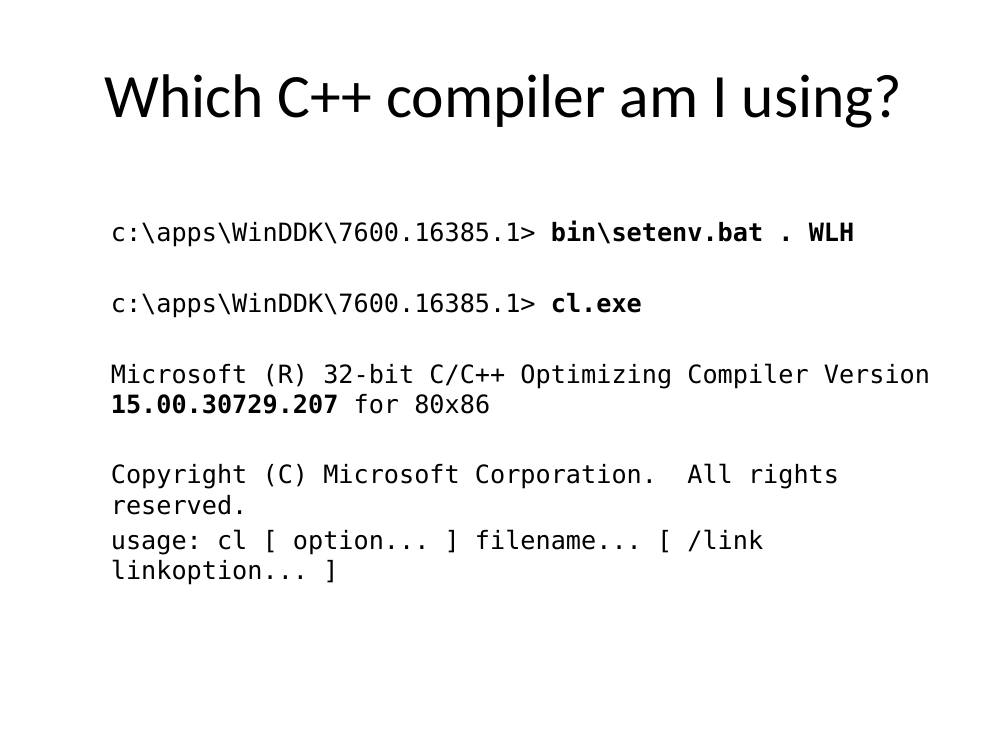
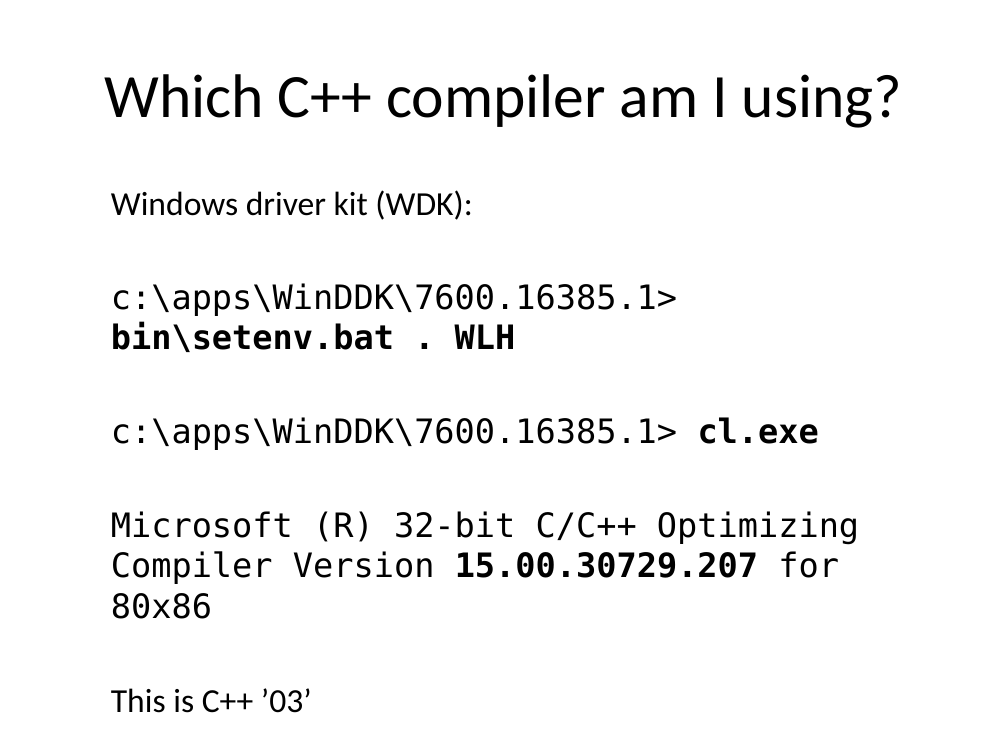
Before and after one commit to fellmad/FunWithCpp11, a slide deck: slide 31 of doc/Fun_with_C++11.pptx. Drawn at 1008x756 pixels with LibreOffice and Linux fonts; fonts in the diff are those of the drawing. Boxes give left, top, right and bottom in pixels: in the first picture for what was removed or moved away, otherwise in the second. Text is boxed around its words. In the diff, an @@ line names an element or a change of style, - is before the commit and + after.

```diff
--- a/doc/Fun_with_C++11.pptx
+++ b/doc/Fun_with_C++11.pptx
@@ text at <box>111,190,472,220</box>: paragraph added @@
+  Windows driver kit (WDK):
@@ text at <box>111,283,859,619</box>: size 18 to 24 pt in "c:\apps\WinDDK\7600.16385.1> bin\setenv.bat . WLH", "c:\apps\WinDDK\7600.16385.1> cl.exe", "Microsoft (R) 32-bit C/C++ Optimizing Compiler Version ..."; more space between paragraphs @@
@@ text at <box>111,463,839,585</box>: text changed; size 18 to 24 pt; font DejaVu Sans Mono to Calibri @@
-  Copyright (C) Microsoft Corporation. All rights reserved.
-  usage: cl [ option... ] filename... [ /link linkoption... ]
+  This is C++ ’03’
```
Also in this commit, not shown: 7 other slides changed, 1 other file.
